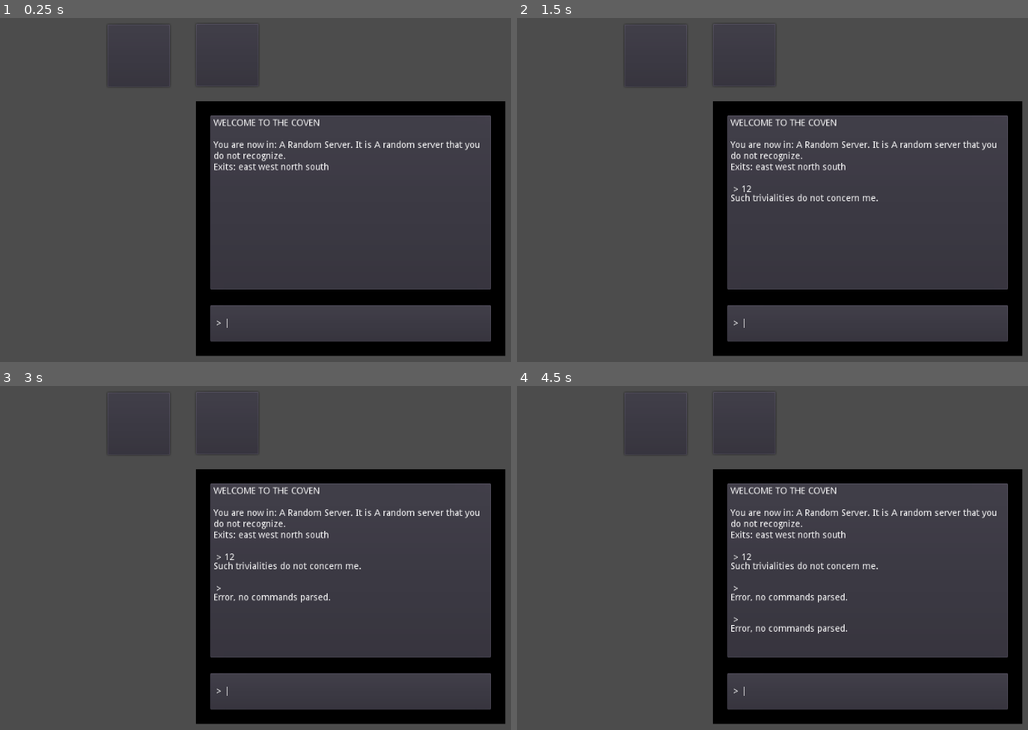
Above: before the commit, frames 1-4 (two rows, left to right).
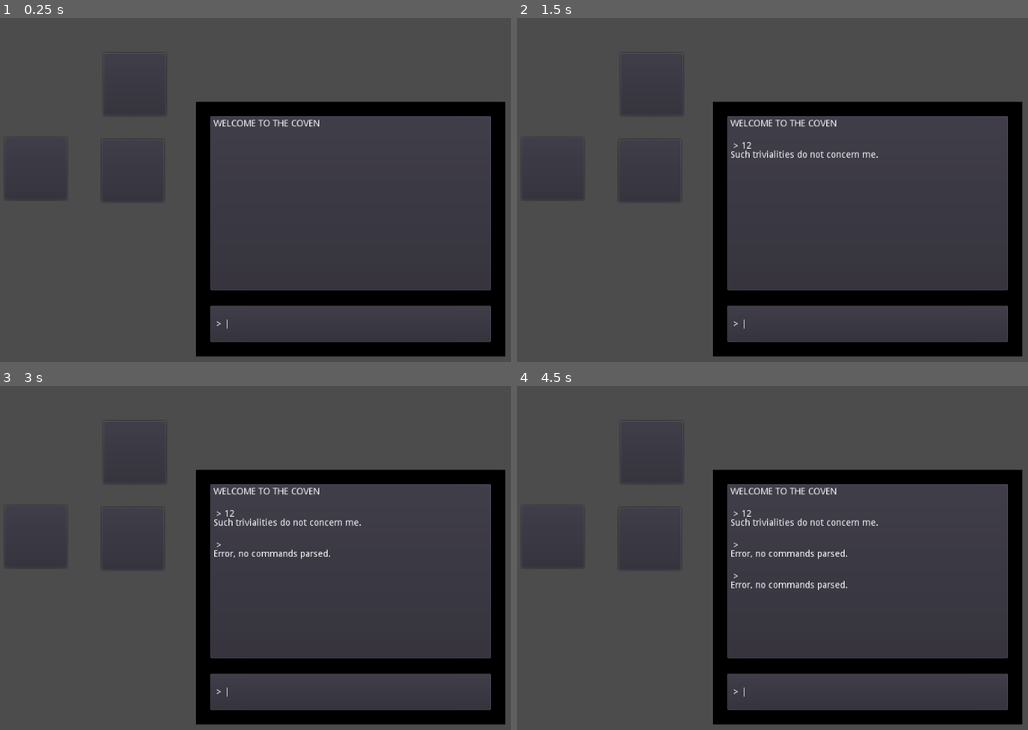
Above: after the commit, the same moments.

Repository: PuckMulligan/sparrow_on_a_wire
Game: Godot game, scene res://Game.tscn
Two runs of this game, one before a commit and one after it. Both use one fixed random seed, a clock stepped at 60 frames per second and the inputs below.
Inputs (mouse positions are in pixels of both pictures, inside the frame that each line leads up to):
- Up to frame 1 (0.25 s): no input
- Up to frame 2 (1.5 s): click (874, 324) at 0.52 s; type "12" at 0.6 s; tap Enter at 1.25 s
- Up to frame 3 (3 s): tap Space at 2 s; tap Enter at 2.75 s
- Up to frame 4 (4.5 s): tap Space at 3.5 s; tap Enter at 4.25 s

The runs differ from the first frame. In frame 1, 2.0% of the frame differs, in the area x 1-99%, y 10-99%; in frame 2, 2.6%; in frame 3, 3.0%; in frame 4, 3.5%.
Error after the commit: Invalid call. Nonexistent function 'keys' in base 'Array'. (res://CommandProcessor.gd:75)

Commit message:
refactoring time

Diff:
--- a/CommandProcessor.gd
+++ b/CommandProcessor.gd
@@ -1,10 +1,12 @@
 extends Node
 
 
-var current_room = null
+var current_server = null
+var player = null
 
-func initialize(starting_room) -> String:
-	return change_room(starting_room)
+func initialize(starting_server, player) -> String:
+	self.player = player
+	return change_server(starting_server)
 
 
 func process_command(input: String) -> String:
@@ -20,16 +22,47 @@
 	match first_word:
 		"go":
 			return go(second_word)
+		"take":
+			return take(second_word)
 		"help":
 			return help()
+		"inventory":
+			return inventory(second_word)
 		_:
 			return "Such trivialities do not concern me."
+
+func inventory (second_word) -> String:
+	return player.get_inventory_list(second_word)
+
+func take(second_word: String) -> String:
+	if second_word == "":
+		return "Take what?"
+
+	for item in current_server.items:
+		if second_word.to_lower() == item.item_name.to_lower():
+			current_server.remove_item(item)
+			player.take_item(item)
+			return "You take the " + item.item_name
+
+	return "There is no item like that in this server."
+func drop(second_word: String) -> String:
+	if second_word == "":
+		return "Drop what?"
+
+	for item in current_server.items:
+		if second_word.to_lower() == item.item_name.to_lower():
+			current_server.add_item(item)
+			player.drop_item(item)
+			return "You drop the " + item.item_name
+
+	return "You dont have that."
 
 func go(second_word: String) -> String:
 	if second_word == "":
 		return "Go Where?"
-	if current_room.exits.keys().has(second_word):
-		var change_response = change_room(current_room.exits[second_word])
+	if current_server.exits.keys().has(second_word):
+		var exit = current_server.exits[second_word]
+		var change_response = change_server(exit)
 		return PoolStringArray(["you go %s." % second_word, change_response]).join("\n")
 	else:
 		return "You can't go that way."
@@ -37,11 +70,7 @@
 func help() -> String:
 	return "You can use these commands: go [location], help"
 
-func change_room(new_room) -> String:
-	current_room = new_room
-	var exit_string = PoolStringArray(new_room.exits.keys()).join(" ")
-	var strings = PoolStringArray([
-		"You are now in: " + new_room.room_name + ". It is " +new_room.room_description,
-		"Exits: " + exit_string
-	]).join("\n")
-	return strings
+func change_server(new_server) -> String:
+	current_server = new_server
+	var exit_string = PoolStringArray(new_server.exits.keys()).join(" ")
+	return new_server.get_full_description()
--- a/Dir.gd
+++ /dev/null
@@ -1,5 +0,0 @@
-extends PanelContainer
-
-
-@export var dir_name = "directory name"
-@export var dir_description = "this is a directory name"
--- a/Dir.tscn
+++ /dev/null
@@ -1,27 +0,0 @@
-[gd_scene load_steps=2 format=3 uid="uid://cqgbujli05j84"]
-
-[ext_resource type="Script" path="res://Dir.gd" id="1_wbmg0"]
-
-[node name="Dir" type="PanelContainer"]
-custom_minimum_size = Vector2(250, 100)
-offset_left = -605.0
-offset_top = -319.0
-offset_right = -361.0
-offset_bottom = -242.0
-script = ExtResource("1_wbmg0")
-
-[node name="MarginContainer" type="MarginContainer" parent="."]
-layout_mode = 2
-
-[node name="Rows" type="VBoxContainer" parent="MarginContainer"]
-layout_mode = 2
-
-[node name="DirName" type="Label" parent="MarginContainer/Rows"]
-layout_mode = 2
-text = "Dir Name"
-
-[node name="DirDescription" type="Label" parent="MarginContainer/Rows"]
-custom_minimum_size = Vector2(100, 200)
-layout_mode = 2
-text = "This is a description of the dir"
-autowrap_mode = 2
--- a/Game.gd
+++ b/Game.gd
@@ -1,34 +1,30 @@
 extends Control
 
 
-const Response = preload("res://Response.tscn")
-const InputResponse = preload("res://InputResponse.tscn")
+const Response = preload("res://input/Response.tscn")
+const InputResponse = preload("res://input/InputResponse.tscn")
 
 export (int) var max_lines_remembered := 30
 
 var max_scroll_length := 0
 
+onready var player = $Player
 onready var command_processor = $CommandProcessor
 onready var history_rows = $Background/MarginContainer/Rows/OutputArea/Scroll/HistoryRows
 onready var scroll = $Background/MarginContainer/Rows/OutputArea/Scroll
 onready var scrollbar = scroll.get_v_scrollbar()
-onready var room_manager = $RoomManager
+onready var server_manager = $ServerManager
 
 
 func _ready() -> void:
+	var starting_server_response = command_processor.initialize(server_manager.get_child(0), player)
+
 	scrollbar.connect("changed", self, "handle_scrollbar_changed")
 	max_scroll_length = scrollbar.max_value
 
 	create_response("WELCOME TO THE COVEN")
+	create_response(starting_server_response)
 
-	print("Number of children in room_manager: ", room_manager.get_child_count())
-	var starting_room = room_manager.get_child(0)
-	print("First child of room_manager: ", starting_room)
-
-	var starting_room_response = command_processor.initialize(starting_room)
-	print("Response from command_processor.initialize: ", starting_room_response)
-
-	create_response(starting_room_response)
 func create_response(response_text):
 	var response = Response.instance()
 	response.text = response_text
--- a/Game.tscn
+++ b/Game.tscn
@@ -1,10 +1,11 @@
-[gd_scene load_steps=9 format=2]
+[gd_scene load_steps=10 format=2]
 
-[ext_resource path="res://Input.gd" type="Script" id=1]
+[ext_resource path="res://input/Input.gd" type="Script" id=1]
 [ext_resource path="res://Game.gd" type="Script" id=2]
 [ext_resource path="res://CommandProcessor.gd" type="Script" id=3]
-[ext_resource path="res://Room.tscn" type="PackedScene" id=4]
-[ext_resource path="res://RoomManager.gd" type="Script" id=5]
+[ext_resource path="res://servers/Server.tscn" type="PackedScene" id=4]
+[ext_resource path="res://servers/serverManager.gd" type="Script" id=5]
+[ext_resource path="res://Player.gd" type="Script" id=6]
 
 [sub_resource type="StyleBoxFlat" id=1]
 bg_color = Color( 0, 0, 0, 1 )
@@ -17,8 +18,13 @@
 anchor_right = 1.0
 anchor_bottom = 1.0
 margin_left = 4.0
+margin_top = 1.0
 margin_right = 4.0
+margin_bottom = 1.0
 script = ExtResource( 2 )
+
+[node name="Player" type="Node" parent="."]
+script = ExtResource( 6 )
 
 [node name="Background" type="PanelContainer" parent="."]
 anchor_left = 0.008
@@ -95,32 +101,45 @@
 [node name="CommandProcessor" type="Node" parent="."]
 script = ExtResource( 3 )
 
-[node name="RoomManager" type="Node" parent="."]
+[node name="ServerManager" type="Node" parent="."]
 script = ExtResource( 5 )
 
-[node name="HouseRoom" parent="RoomManager" instance=ExtResource( 4 )]
+[node name="HomeServer" parent="ServerManager" instance=ExtResource( 4 )]
 anchor_left = 0.094
 anchor_top = 0.093
 anchor_right = 0.094
 anchor_bottom = 0.093
-margin_left = 202.744
-margin_top = -48.8
-margin_right = 302.744
-margin_bottom = 51.2
-room_name = "A Random Server"
-room_description = "A random server that you do not recognize."
+margin_left = 57.744
+margin_top = 129.2
+margin_right = 157.744
+margin_bottom = 229.2
+server_name = "A Random Server"
+server_description = "A random server that you do not recognize."
 
-[node name="OutsideRoom" parent="RoomManager" instance=ExtResource( 4 )]
-anchor_left = 0.094
-anchor_top = 0.093
-anchor_right = 0.094
-anchor_bottom = 0.093
-margin_left = 66.744
-margin_top = -47.8
-margin_right = 166.744
-margin_bottom = 52.2
-room_name = "OutsideRoom"
-room_description = "You are outside somehow"
+[node name="OutsideServer" parent="ServerManager" instance=ExtResource( 4 )]
+anchor_left = 0.054
+anchor_top = 0.387
+anchor_right = 0.054
+anchor_bottom = 0.387
+margin_left = -50.296
+margin_top = -50.2
+margin_right = 49.704
+margin_bottom = 49.8
+server_name = "Outsideserver"
+server_description = "You are outside somehow"
+
+[node name="LockedServer" parent="ServerManager" instance=ExtResource( 4 )]
+anchor_left = 0.202
+anchor_top = 0.17
+anchor_right = 0.202
+anchor_bottom = 0.17
+margin_left = -49.848
+margin_top = -50.0
+margin_right = 50.152
+margin_bottom = 50.0
+server_name = "Shedserver"
+server_description = "A sheddy kind of place."
+exits = [ NodePath("../OutsideServer") ]
 
 [connection signal="text_entered" from="Background/MarginContainer/Rows/InputArea/HBoxContainer/Input" to="." method="_on_Input_text_entered"]
 [connection signal="text_entered" from="Background/MarginContainer/Rows/InputArea/HBoxContainer/Input" to="Background/MarginContainer/Rows/InputArea/HBoxContainer/Input" method="_on_Input_text_entered"]
--- a/InputResponse.tscn
+++ /dev/null
@@ -1,15 +0,0 @@
-[gd_scene load_steps=4 format=2]
-
-[ext_resource path="res://InputResponse.gd" type="Script" id=1]
-[ext_resource path="res://Response.tscn" type="PackedScene" id=2]
-[ext_resource path="res://InputHistory.tscn" type="PackedScene" id=3]
-
-[node name="InputResponse" type="VBoxContainer"]
-margin_right = 970.0
-margin_bottom = 32.0
-custom_constants/separation = 0
-script = ExtResource( 1 )
-
-[node name="InputHistory" parent="." instance=ExtResource( 3 )]
-
-[node name="Response" parent="." instance=ExtResource( 2 )]
--- /dev/null
+++ b/Player.gd
@@ -0,0 +1,26 @@
+extends Node
+
+
+var inventory: Array = []
+var exposure: int = 0
+var stealth: int = 0
+
+
+func take_item (item: Item):
+	inventory.append(item)
+func drop_item (item: Item):
+	if item == null:
+		return "you dont have anything."
+
+	inventory.erase(item)
+
+
+func get_inventory_list() -> String:
+	if inventory.size() == 0:
+		return "No inventory list."
+
+	var item_string = ""
+	for item in inventory:
+		item_string += item.item_name + " "
+
+	return "Inventory: " + item_string
--- a/Room.gd
+++ /dev/null
@@ -1,22 +0,0 @@
-extends PanelContainer
-class_name _Room
-
-
-export (String) var room_name = "Room Name"
-export (String) var room_description = "This is a description of the room."
-export (Dictionary) var exits = {"east": self, "west": self, "north": self, "south": self}
-
-func connect_exit(direction: String, room: _Room, override_direction: bool = false):
-	match direction:
-		"west":
-			exits[direction] = room
-			room.exits["east"] = self
-		"east":
-			exits[direction] = room
-			room.exits["west"] = self
-		"south":
-			exits[direction] = room
-			room.exits["north"] = self
-		"north":
-			exits[direction] = room
-			room.exits["south"] = self
--- a/RoomManager.gd
+++ /dev/null
@@ -1,5 +0,0 @@
-extends Node
-
-
-func _ready():
-	pass
--- /dev/null
+++ b/globals/Types.gd
@@ -0,0 +1,10 @@
+extends Node
+
+
+enum ItemTypes {
+	KEY, SERVER
+}
+
+enum ServerTypes {
+	HOME, OUTSIDE, LOCKED
+}
--- a/Input.gd
+++ b/input/Input.gd
@@ -8,5 +8,5 @@
 	clear()
 
 
-func _on_Input_text_entered(new_text):
+func _on_Input_text_entered(_new_text):
 	clear()
--- /dev/null
+++ b/input/InputResponse.tscn
@@ -0,0 +1,15 @@
+[gd_scene load_steps=4 format=2]
+
+[ext_resource path="res://input/InputHistory.tscn" type="PackedScene" id=1]
+[ext_resource path="res://input/Response.tscn" type="PackedScene" id=2]
+[ext_resource path="res://input/InputResponse.gd" type="Script" id=3]
+
+[node name="InputResponse" type="VBoxContainer"]
+margin_right = 970.0
+margin_bottom = 32.0
+custom_constants/separation = 0
+script = ExtResource( 3 )
+
+[node name="InputHistory" parent="." instance=ExtResource( 1 )]
+
+[node name="Response" parent="." instance=ExtResource( 2 )]
--- /dev/null
+++ b/items/Item.gd
@@ -0,0 +1,9 @@
+extends Resource
+class_name Item
+
+export (String) var item_name := "Item Name"
+export (Types.ItemTypes) var item_type := Types.ItemTypes.KEY
+
+func init (item_name: String, item_type: int):
+	self.item_name = item_name
+	self.item_type = item_type
--- a/project.godot
+++ b/project.godot
@@ -1,14 +1,33 @@
-[]
+; Engine configuration file.
+; It's best edited using the editor UI and not directly,
+; since the parameters that go here are not all obvious.
+;
+; Format:
+;   [section] ; section goes between []
+;   param=value ; assign values to parameters
 
 config_version=4
+
 _global_script_classes=[ {
+"base": "Resource",
+"class": "Exit",
+"language": "GDScript",
+"path": "res://servers/Exit.gd"
+}, {
+"base": "Resource",
+"class": "Item",
+"language": "GDScript",
+"path": "res://items/Item.gd"
+}, {
 "base": "PanelContainer",
-"class": "_Room",
+"class": "Server",
 "language": "GDScript",
-"path": "res://Room.gd"
+"path": "res://servers/Server.gd"
 } ]
 _global_script_class_icons={
-"_Room": ""
+"Exit": "",
+"Item": "",
+"Server": ""
 }
 
 [application]
@@ -16,6 +35,10 @@
 config/name="sparrow_on_a_wire"
 run/main_scene="res://Game.tscn"
 config/icon="res://icon.png"
+
+[autoload]
+
+Types="*res://globals/Types.gd"
 
 [gui]
 
@@ -27,7 +50,6 @@
 
 [rendering]
 
-quality/driver/driver_name="GLES2"
 vram_compression/import_etc=true
 vram_compression/import_etc2=false
 environment/default_environment="res://default_env.tres"
--- /dev/null
+++ b/servers/Exit.gd
@@ -0,0 +1,19 @@
+extends Resource
+class_name Exit
+
+
+var server_1 = null
+var server_1_is_locked := false
+
+var server_2 = null
+var server_2_is_locked := false
+
+
+func get_other_server(current_server):
+	if current_server == server_1:
+		return server_2
+	elif current_server == server_2:
+		return server_1
+	else:
+		printerr("the server you tried to find is not connected.")
+		return null
--- /dev/null
+++ b/servers/Server.gd
@@ -0,0 +1,68 @@
+extends PanelContainer
+class_name Server
+
+
+export (String) var server_name = "server Name"
+export (String) var server_description = "This is a description of the server."
+export (Array) var exits = [] #other servers this server can connect to
+export (Dictionary) var subdirectories = {} #a dictionary of the server's contents
+
+func connect_server(current_server, target_server):
+	if current_server.exits(target_server):
+		pass
+
+
+
+"""
+func get_full_description() -> String:
+	# var exit_string = PoolStringArray(exits.keys()).join(" ")
+	var full_description = PoolStringArray([
+		get_server_description(),
+		# get_exit_description(),
+	]).join("\n")
+	return full_description
+func get_server_description() -> String:
+	return "You are now in: " + server_name + ". It is " + server_description
+
+
+func get_item_description() -> String:
+	if items.size() == 0:
+		return "No items to pickup."
+	var item_string = ""
+	for item in items:
+		item_string += item.item_name + " "
+
+	return "Items: " + item_string
+	#return "Items: " + PoolStringArray([])
+
+
+
+
+
+ func get_exit_description() -> String:
+	return "Exits: " + PoolStringArray(exits.keys()).join(" ")
+
+ func connect_exit_locked(direction: String, server):
+	_connect_exit(direction, server, true)
+
+func connect_exit_unlocked(direction: String, server):
+	_connect_exit(direction, server, false)
+
+ func _connect_exit(direction: String, server, is_locked: bool = false):
+	var exit = Exit.new()
+	exit.server_1 = self
+	exit.server_2 = server
+	exits[direction] = exit
+
+	match direction:
+		"west":
+			server.exits["east"] = exit
+		"east":
+			server.exits["west"] = exit
+		"south":
+			server.exits["north"] = exit
+		"north":
+			server.exits["south"] = exit
+		_:
+				printerr("Failed to connect to new server.")
+ """
--- a/Room.tscn
+++ b/servers/Server.tscn
@@ -1,8 +1,8 @@
 [gd_scene load_steps=2 format=2]
 
-[ext_resource path="res://Room.gd" type="Script" id=1]
+[ext_resource path="res://servers/Server.gd" type="Script" id=1]
 
-[node name="Room" type="PanelContainer"]
+[node name="Server" type="PanelContainer"]
 anchor_top = 0.5
 anchor_right = 4.648
 anchor_bottom = 3.695
@@ -20,18 +20,18 @@
 margin_bottom = 2210.0
 
 [node name="Rows" type="VBoxContainer" parent="MarginContainer"]
-margin_right = 4746.0
+margin_right = 4745.0
 margin_bottom = 2203.0
 size_flags_horizontal = 3
 size_flags_vertical = 3
 
-[node name="RoomName" type="Label" parent="MarginContainer/Rows"]
-margin_right = 4746.0
+[node name="ServerName" type="Label" parent="MarginContainer/Rows"]
+margin_right = 4745.0
 margin_bottom = 14.0
 
-[node name="RoomDescription" type="Label" parent="MarginContainer/Rows"]
+[node name="ServerDescription" type="Label" parent="MarginContainer/Rows"]
 margin_top = 18.0
-margin_right = 4746.0
+margin_right = 4745.0
 margin_bottom = 2203.0
 size_flags_horizontal = 3
 size_flags_vertical = 3
--- /dev/null
+++ b/servers/serverManager.gd
@@ -0,0 +1,11 @@
+extends Node
+
+
+func _ready() -> void:
+	var key = Item.new()
+	key.init("Key", Types.ItemTypes.KEY)
+
+#	$HomeServer.connect_exit_unlocked("east", $OutsideServer)
+
+#	$OutsideServer.add_item(key)
+#	$OutsideServer.connect_exit_locked("north", $LockedServer)
Renamed: InputHistory.tscn -> input/InputHistory.tscn
Renamed: InputResponse.gd -> input/InputResponse.gd
Renamed: Response.tscn -> input/Response.tscn
Empty file added: servers/Door.gd
